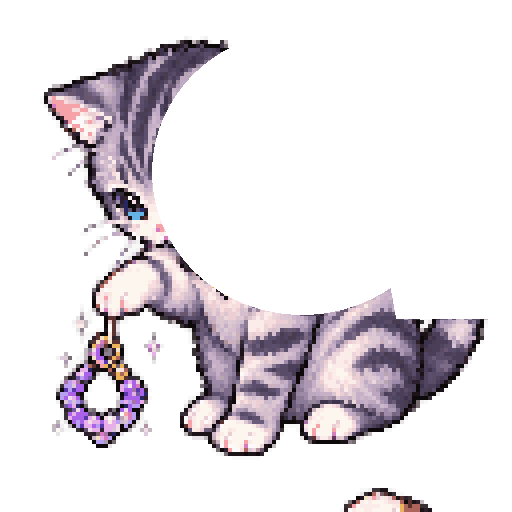
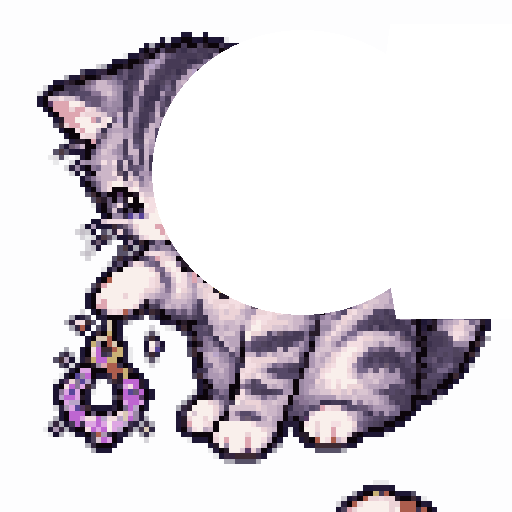
Layers edited between the first and the second 512 × 512 image:
painted on "head" over (152, 32, 395, 315)
painted on "tail" over (386, 288, 396, 319)
